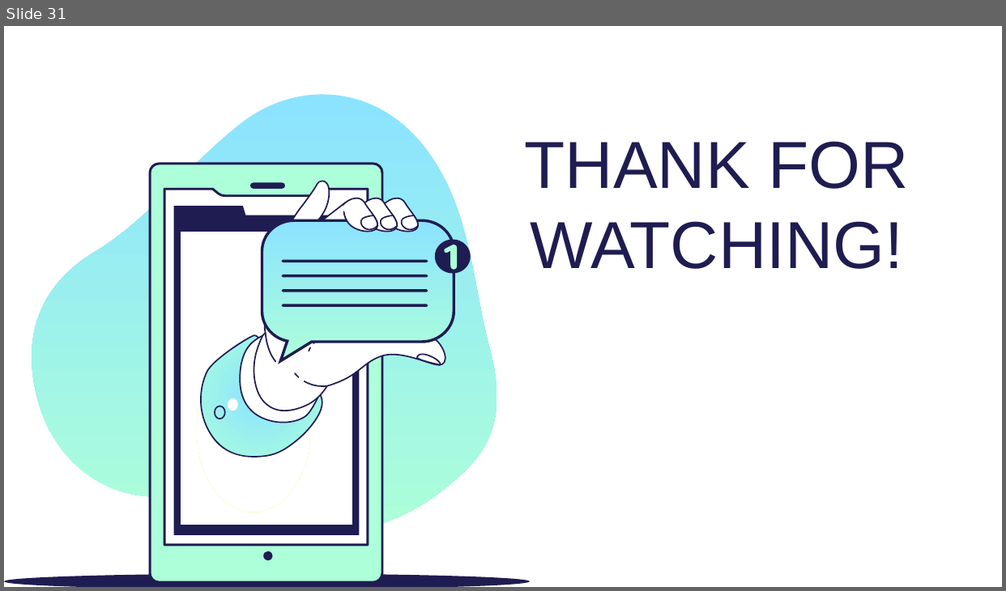
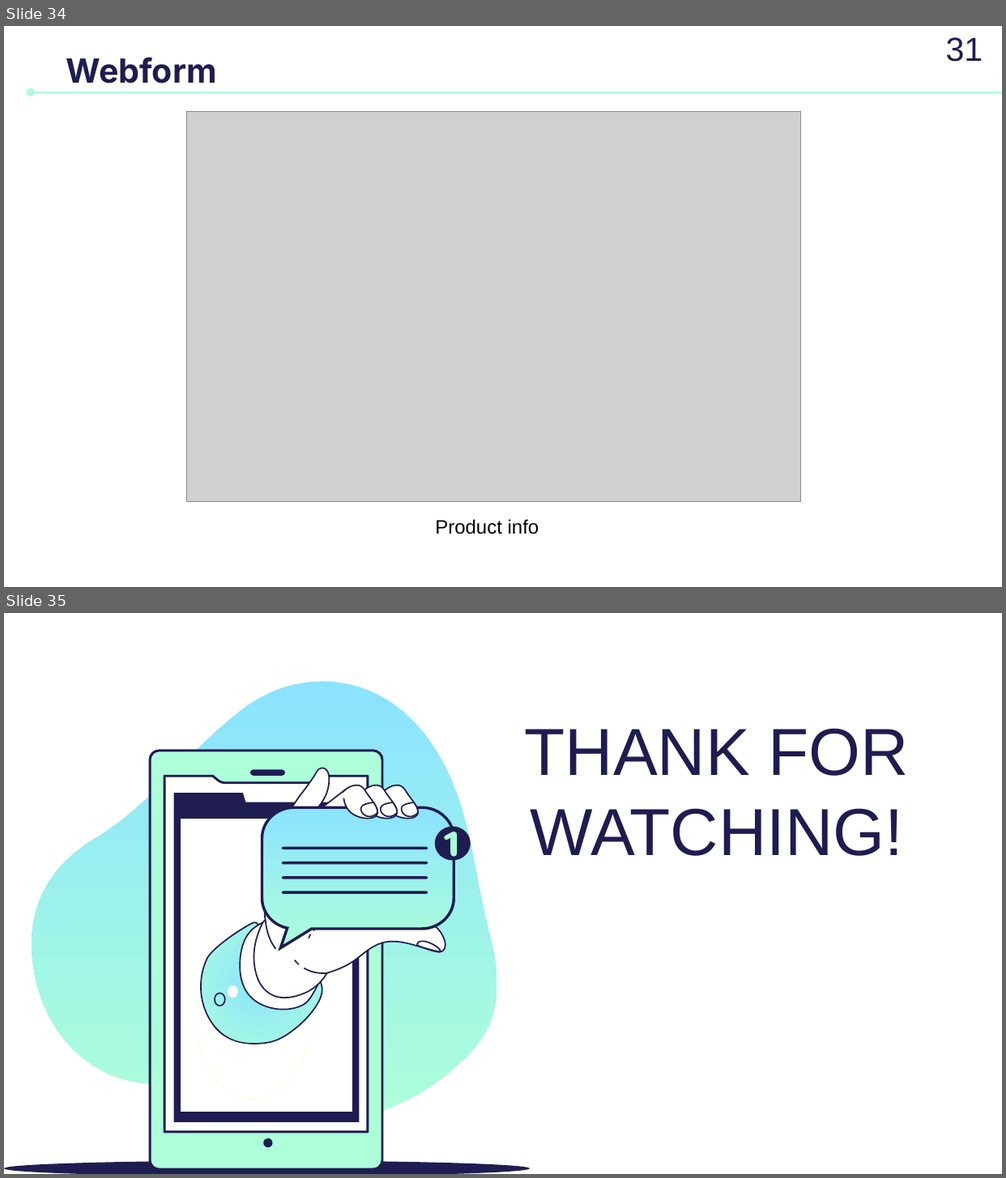
Before and after one commit to Hung21j/Final, a slide deck: G16.pptx. Shown one above the other, each under a label of ours: slide 31 before the commit, slides 34 and 35 after it. The pictures are 1006x591 and 1006x1178 pixels, drawn with LibreOffice and Linux fonts; fonts in the diff are those of the drawing; grey boxes stand for pictures. Boxes give left, top, right and bottom in pixels: in the first picture for what was removed or moved away, otherwise in the second. Text is boxed around its words. In the diff, an @@ line names an element or a change of style, - is before the commit and + after.

```diff
--- a/G16.pptx
+++ b/G16.pptx
@@ slide 34 added at bbox=[4, 26, 1002, 587], background #FFFFFF @@
@@ text added at bbox=[946, 37, 983, 62], 24 pt, text #1F1C51 @@
+31
@@ title added at bbox=[66, 57, 216, 84], 24 pt, text #1F1C51, bold @@
+Webform
@@ arrow added from (1002, 92) to (31, 92), #ACFFD9 1.5 pt @@
@@ picture added at bbox=[186, 112, 800, 502] @@
@@ text added at bbox=[435, 519, 539, 535], 14 pt, text #000000 @@
+Product info
@@ what was slide 31 is now slide 35 @@
```
Also in this commit, not shown: 6 other slides added, 3 slides removed.
